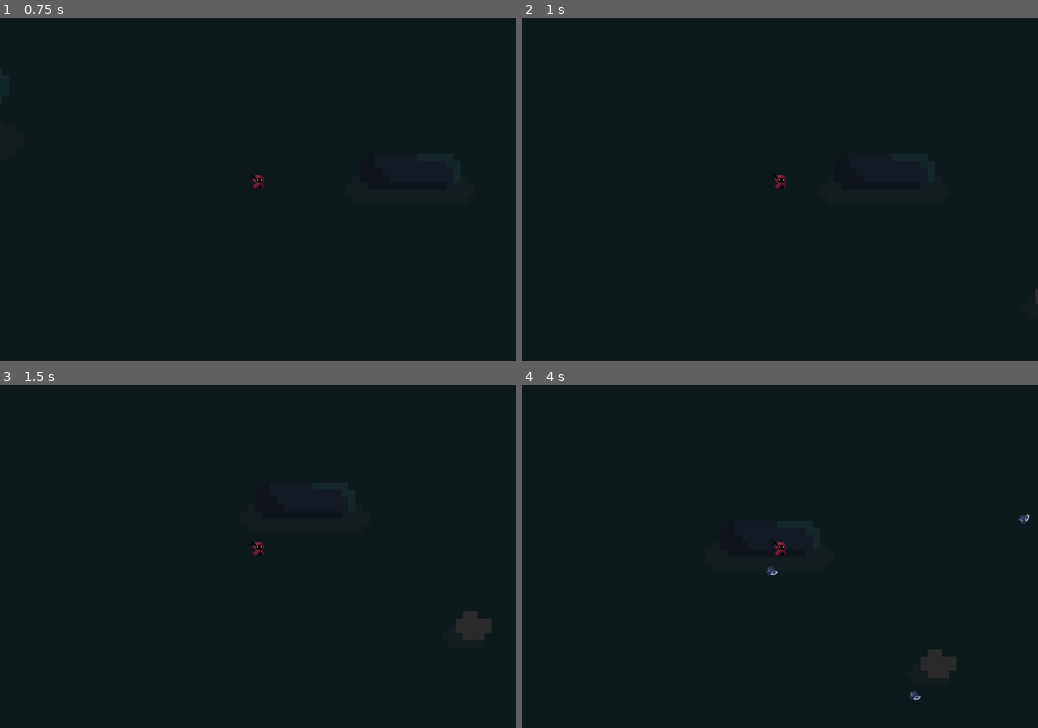
Above: before the commit, frames 1-4 (two rows, left to right).
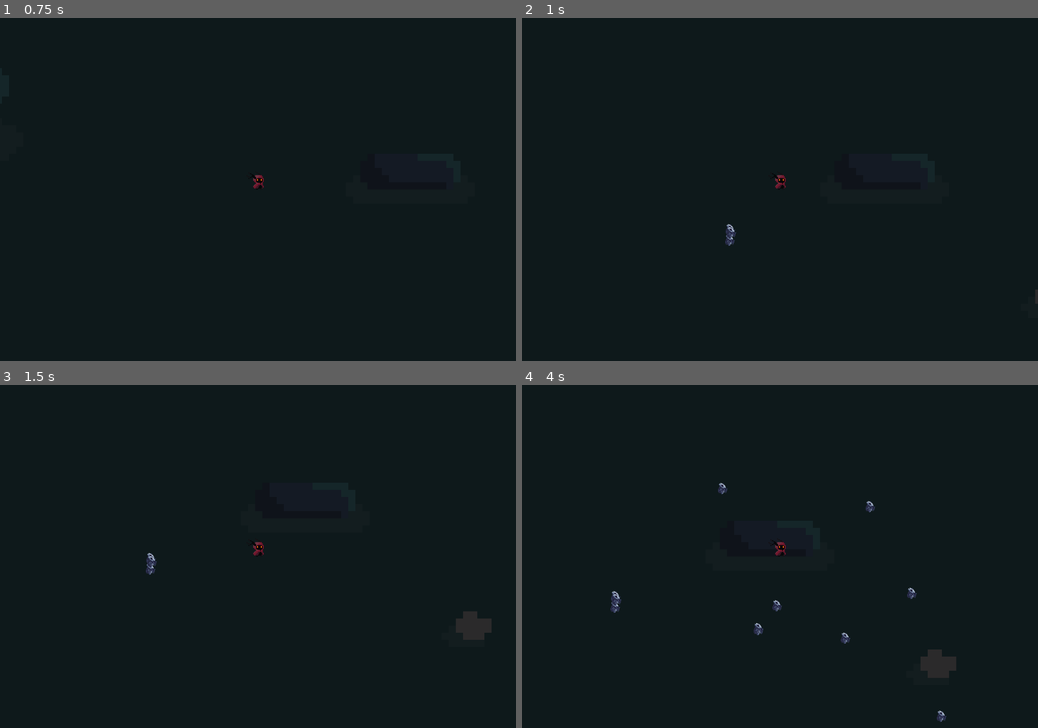
Above: after the commit, the same moments.

Repository: francogarcino/ipv-boss-2024-s2
Game: Godot game, scene res://src/Main.tscn
Two runs of this game, one before a commit and one after it. Both use one fixed random seed, a clock stepped at 60 frames per second and the inputs below.
Inputs:
- Up to frame 1 (0.75 s): tap Enter at 0.5 s; hold Right (move_right) from 0.53 s (still down)
- Up to frame 2 (1 s): keep holding Right (move_right)
- Up to frame 3 (1.5 s): release Right (move_right) at 1.28 s; hold Down (move_down) from 1.28 s (still down)
- Up to frame 4 (4 s): release Down (move_down) at 2.03 s; hold Right (move_right) 2.03-2.78 s; hold Up (move_up) 2.78-3.53 s; hold Left (move_left) from 3.53 s (still down)

Frame 1 is identical in both runs. In frame 2, less than 0.1% of the frame differs, in the area x 39-42%, y 60-67%; in frame 3, less than 0.1%; in frame 4, 0.5%, in the area x 17-99%, y 28-99%.

Commit message:
spawn pulido, faltan disparos

Diff:
--- a/src/Main.tscn
+++ b/src/Main.tscn
@@ -1,15 +1,9 @@
-[gd_scene load_steps=6 format=3 uid="uid://c06fvt27whwei"]
+[gd_scene load_steps=5 format=3 uid="uid://c06fvt27whwei"]
 
 [ext_resource type="Script" path="res://src/main.gd" id="1_7xe25"]
 [ext_resource type="PackedScene" uid="uid://clsfjnskewbkv" path="res://src/entities/enemy/enemy.tscn" id="2_oe0xi"]
 [ext_resource type="PackedScene" uid="uid://c3ebpydlhc0bk" path="res://src/entities/player/Player.tscn" id="2_voxir"]
 [ext_resource type="Texture2D" uid="uid://c52g7lqluxqe4" path="res://assets/textures/background/background.png" id="3_fq2yd"]
-
-[sub_resource type="Curve2D" id="Curve2D_2r2m2"]
-_data = {
-"points": PackedVector2Array(0, 0, 0, 0, -1344, -840, 0, 0, 0, 0, 4480, -824, 0, 0, 0, 0, 4480, 2432)
-}
-point_count = 3
 
 [node name="Main" type="Node"]
 script = ExtResource("1_7xe25")
@@ -37,13 +31,11 @@
 ignore_rotation = false
 
 [node name="EnemyTimer" type="Timer" parent="."]
-wait_time = 0.1
+autostart = true
 
-[node name="EnemyPath" type="Path2D" parent="."]
-curve = SubResource("Curve2D_2r2m2")
-
-[node name="EnemySpawnLocation" type="PathFollow2D" parent="EnemyPath"]
-position = Vector2(-1344, -840)
-rotation = 0.00274725
+[node name="DebugTimer" type="Timer" parent="."]
+wait_time = 4.5
+autostart = true
 
 [connection signal="timeout" from="EnemyTimer" to="." method="_on_enemy_timer_timeout"]
+[connection signal="timeout" from="DebugTimer" to="." method="_on_debug_timer_timeout"]
--- /dev/null
+++ b/src/entities/enemy/enemy.gd
@@ -0,0 +1,4 @@
+extends Node2D
+
+func _ready() -> void:
+	add_to_group("demons")
--- a/src/entities/enemy/enemy.tscn
+++ b/src/entities/enemy/enemy.tscn
@@ -1,15 +1,10 @@
 [gd_scene load_steps=3 format=3 uid="uid://clsfjnskewbkv"]
 
+[ext_resource type="Script" path="res://src/entities/enemy/enemy.gd" id="1_3mo5i"]
 [ext_resource type="Texture2D" uid="uid://ckqejroq2q4jt" path="res://assets/textures/enemy/enemy.png" id="1_ny1wx"]
 
-[sub_resource type="CapsuleShape2D" id="CapsuleShape2D_8bqju"]
-height = 24.0
-
-[node name="Enemy" type="RigidBody2D"]
-
-[node name="CollisionShape2D" type="CollisionShape2D" parent="."]
-position = Vector2(-1, -12)
-shape = SubResource("CapsuleShape2D_8bqju")
+[node name="Enemy" type="Node2D"]
+script = ExtResource("1_3mo5i")
 
 [node name="Body" type="Sprite2D" parent="."]
 position = Vector2(-1, -15)
--- a/src/main.gd
+++ b/src/main.gd
@@ -1,21 +1,40 @@
 extends Node
 
 @export var enemy_scene: PackedScene
+@export var min_distance: float = 70.0
+@export var max_distance: float = 200.0
 
 func _ready():
-	new_game()
-
-func new_game():
-	$EnemyTimer.start()
+	pass
 
 func _on_enemy_timer_timeout() -> void:
-	var enemy = enemy_scene.instantiate()
-	var enemy_spawn_coord = $EnemyPath/EnemySpawnLocation
-	enemy_spawn_coord.progress_ratio = randf()
-	var direction = enemy_spawn_coord.rotation + PI / 2
-	enemy.position = enemy_spawn_coord.position
-	direction += randf_range(-PI / 4, PI / 4)
-	enemy.rotation = direction
-	var velocity = Vector2(100.0, 0.0)
-	enemy.linear_velocity = velocity.rotated(direction)
-	add_child(enemy)
+	var player = $Environment/Entities/Player
+	for i in range(0, 3):
+		var enemy = enemy_scene.instantiate()
+		var distance_to_player = Vector2(
+			randf_range(min_distance, max_distance),
+			randf_range(min_distance, max_distance)
+		)
+		enemy.position = player.position + (distance_to_player * _get_relative_direction())
+		add_child(enemy)
+
+func _get_relative_direction() -> Vector2:
+	var relative_x
+	if (randi() % 2 == 0):
+		relative_x = 1
+	else:
+		relative_x = -1
+
+	var relative_y
+	if (randi() % 2 == 0):
+		relative_y = 1
+	else:
+		relative_y = -1
+
+	return Vector2(relative_x, relative_y)
+
+
+func _on_debug_timer_timeout() -> void:
+	var enemies = get_tree().get_nodes_in_group("demons")
+	for entity in enemies:
+		entity.queue_free()
